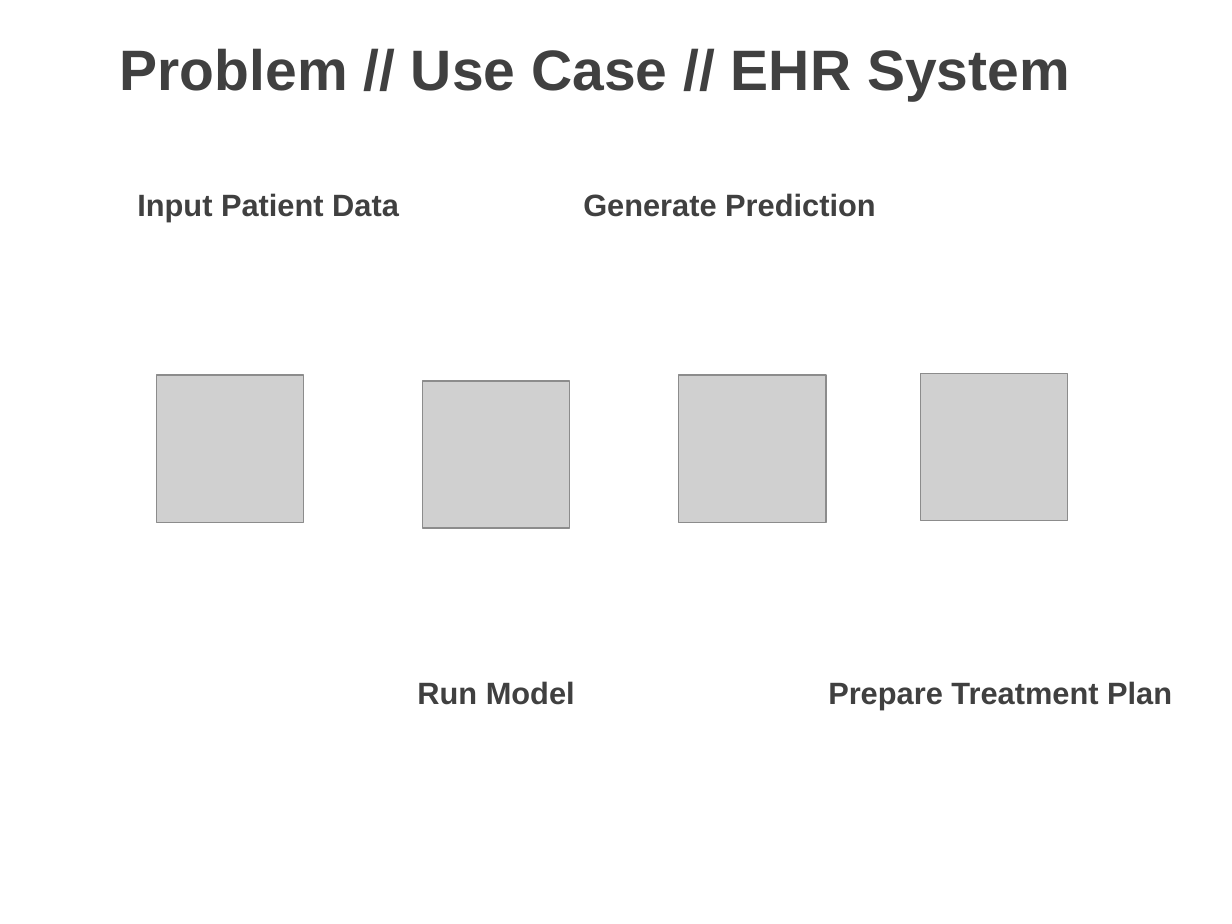
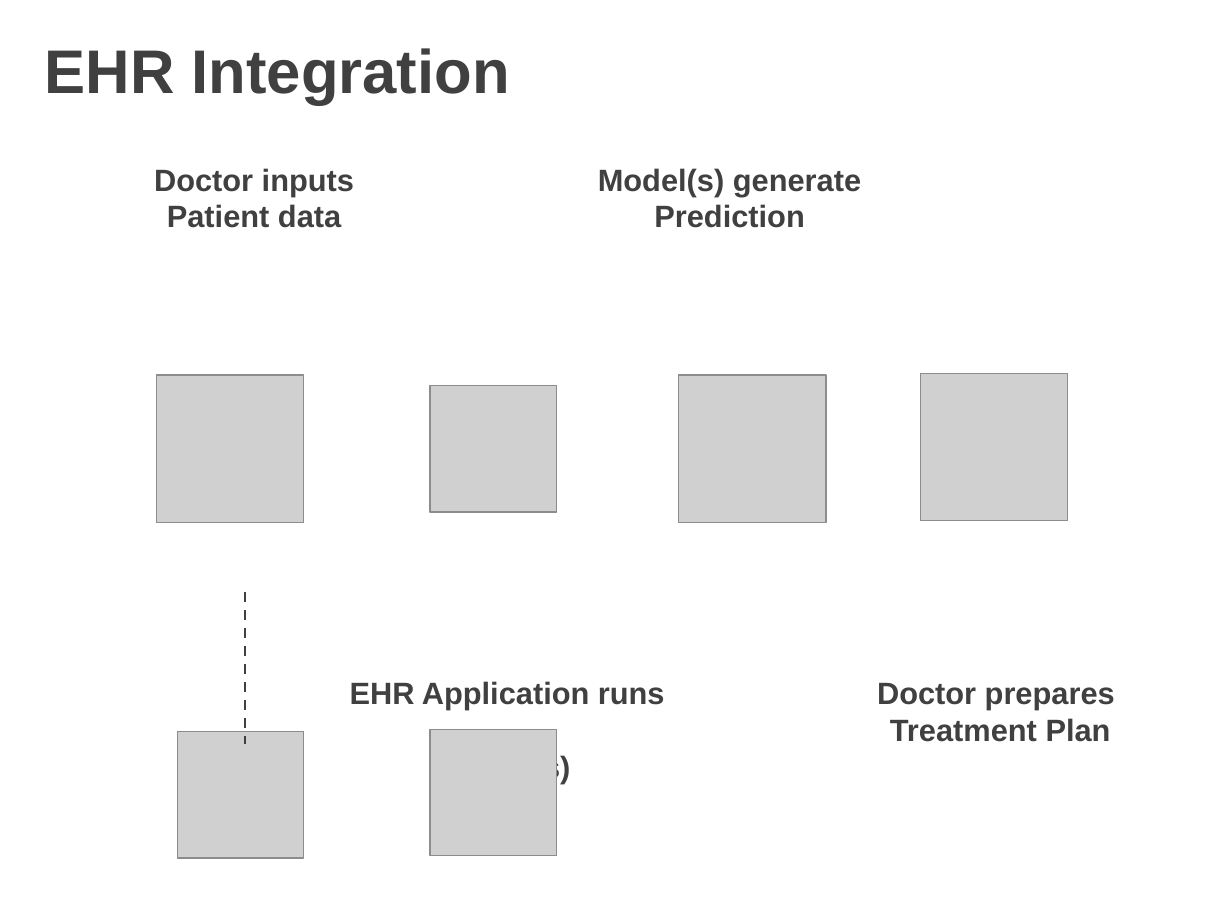
Before and after one commit to josh-dcosta/pjas-thyroid, a slide deck: slide 22 of presentation/Josh_DCosta_Thyroid_Cancer_Recurrence.pptx (slide 7 before the commit). Drawn at 1232x924 pixels with LibreOffice and Linux fonts; fonts in the diff are those of the drawing; grey boxes stand for pictures; background and template pictures are left out. Boxes give left, top, right and bottom in pixels: in the first picture for what was removed or moved away, otherwise in the second. Text is boxed around its words. In the diff, an @@ line names an element or a change of style, - is before the commit and + after.

```diff
--- a/presentation/Josh_DCosta_Thyroid_Cancer_Recurrence.pptx
+++ b/presentation/Josh_DCosta_Thyroid_Cancer_Recurrence.pptx
@@ text at box(45, 48, 510, 105): text changed; size 33.3 to 36 pt @@
-Problem // Use Case // EHR System
+EHR Integration
@@ text at box(154, 168, 354, 228): text changed @@
-Input Patient Data
+Doctor inputs
+Patient data
@@ text at box(598, 168, 861, 228): text changed @@
-Generate Prediction
+Model(s) generate
+Prediction
@@ picture: place and size @@
-picture at box(423, 381, 569, 527)
+picture at box(430, 386, 557, 513)
@@ line added from (245, 591) to (245, 744), #404040 1.5 pt dashed @@
@@ text at box(350, 681, 665, 783): text changed @@
-Run Model
+EHR Application runs
+Model(s)
@@ text at box(877, 683, 1115, 742): text changed @@
-Prepare Treatment Plan
+Doctor prepares
+Treatment Plan
@@ picture added at box(177, 732, 304, 859) @@
@@ picture added at box(430, 729, 557, 856) @@
```
Also in this commit, not shown: 10 other slides changed, 1 slide added, 2 slides removed.
